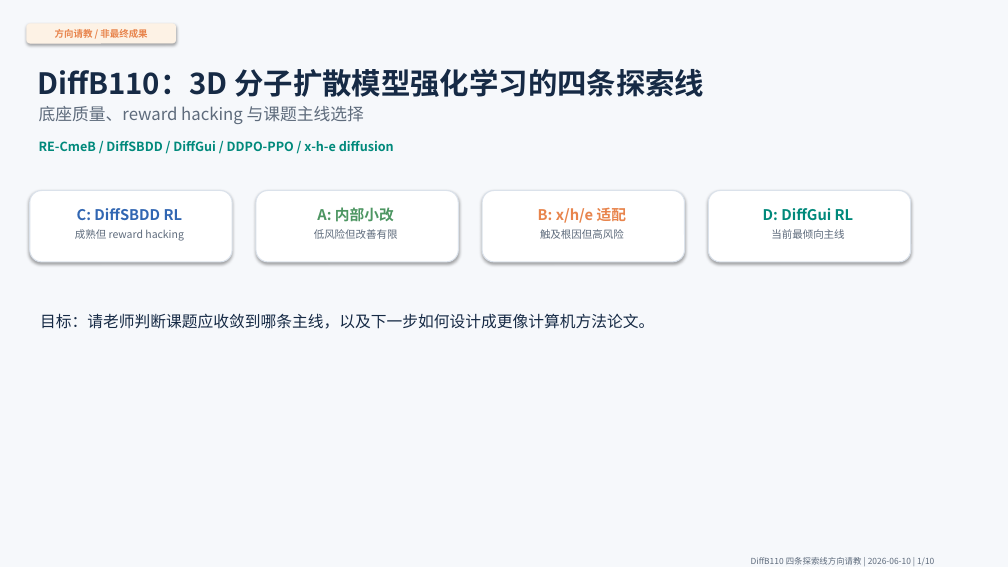
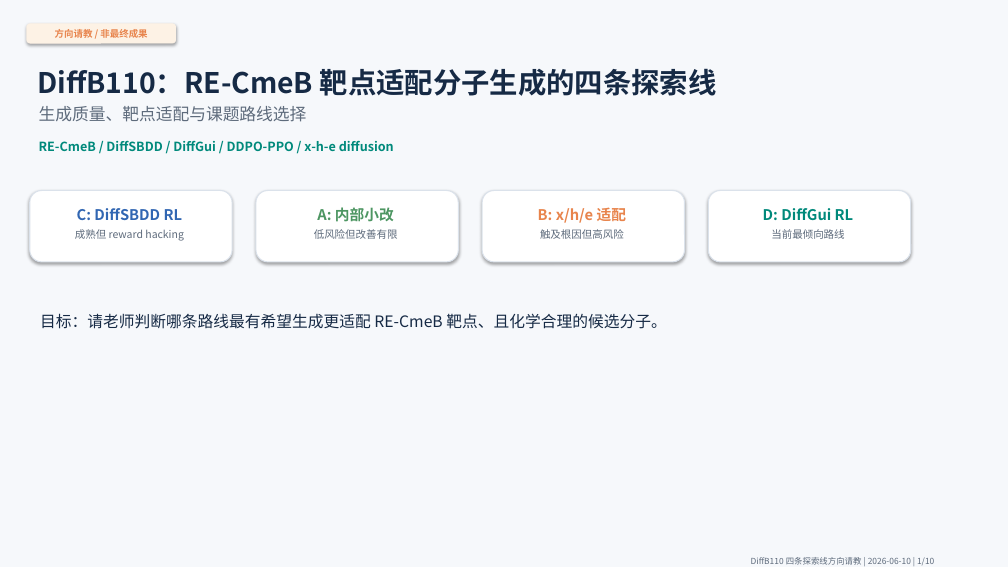
Before and after one commit to X-east/diffb110, a slide deck: slide 1 of docs/四条线方向请教PPT_20260610/四条线方向请教_20260610.pptx. Drawn at 1008x567 pixels with LibreOffice and Linux fonts; fonts in the diff are those of the drawing. Boxes give left, top, right and bottom in pixels: in the first picture for what was removed or moved away, otherwise in the second. Text is boxed around its words. In the diff, an @@ line names an element or a change of style, - is before the commit and + after.

Commit message:
260610-5 调整四条线材料为药学目标导向

```diff
--- a/docs/四条线方向请教PPT_20260610/四条线方向请教_20260610.pptx
+++ b/docs/四条线方向请教PPT_20260610/四条线方向请教_20260610.pptx
@@ text at [37,68,717,96]: text changed; size 28 to 27 pt @@
-DiffB110：3D 分子扩散模型强化学习的四条探索线
+DiffB110：RE-CmeB 靶点适配分子生成的四条探索线
@@ text at [39,106,307,122]: text changed @@
-底座质量、reward hacking 与课题主线选择
+生成质量、靶点适配与课题路线选择
@@ text at [771,229,844,239]: text changed @@
-当前最倾向主线
+当前最倾向路线
@@ text at [40,313,666,329]: text changed @@
-目标：请老师判断课题应收敛到哪条主线，以及下一步如何设计成更像计算机方法论文。
+目标：请老师判断哪条路线最有希望生成更适配 RE-CmeB 靶点、且化学合理的候选分子。
```
Also in this commit, not shown: 5 other slides changed, 4 other files.
